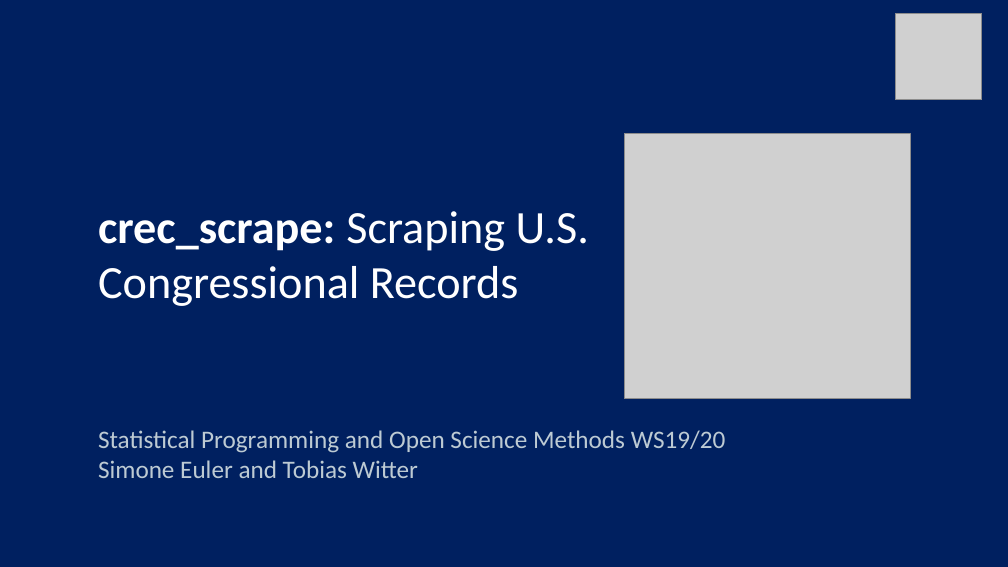
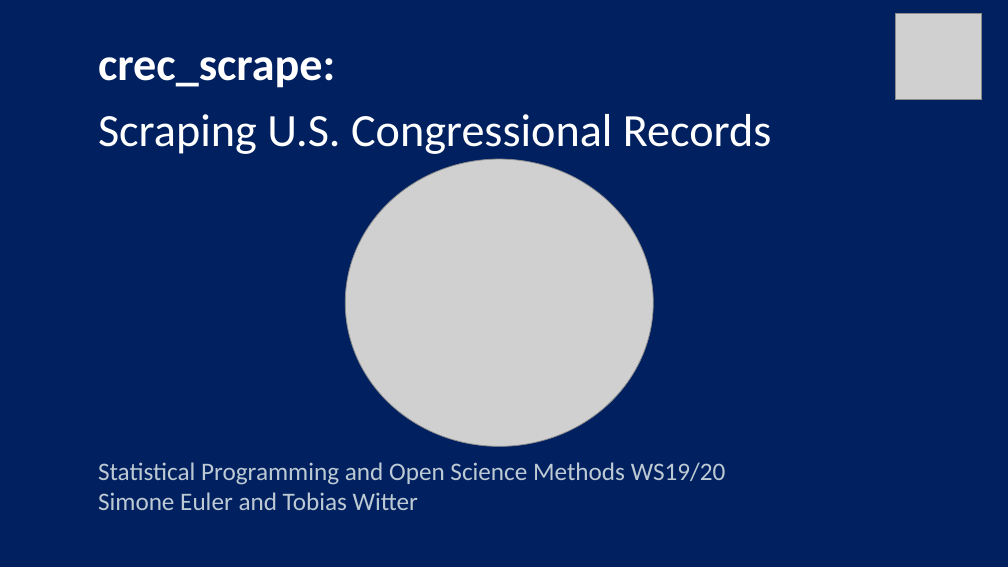
Before and after one commit to towitter/crec_scrape, a slide deck: slide 1 of pres/Presentation_SPOSM.pptx. Drawn at 1008x567 pixels with LibreOffice and Linux fonts; fonts in the diff are those of the drawing; grey boxes stand for pictures; background and template pictures are left out. Boxes give left, top, right and bottom in pixels: in the first picture for what was removed or moved away, otherwise in the second. Text is boxed around its words. In the diff, an @@ line names an element or a change of style, - is before the commit and + after.

```diff
--- a/pres/Presentation_SPOSM.pptx
+++ b/pres/Presentation_SPOSM.pptx
@@ text at [98,57,772,154]: text changed @@
-crec_scrape: Scraping U.S. Congressional Records
+crec_scrape:
+Scraping U.S. Congressional Records
@@ picture: place and size @@
-picture at [625,133,910,399]
+picture at [346,159,653,446]
@@ text "Statistical Programming and Open Science ...": place and size @@
-text "Statistical Programming and Open Science ..." at [98,430,726,478]
+text "Statistical Programming and Open Science ..." at [98,462,726,510]
```
Also in this commit, not shown: 3 other slides changed.
